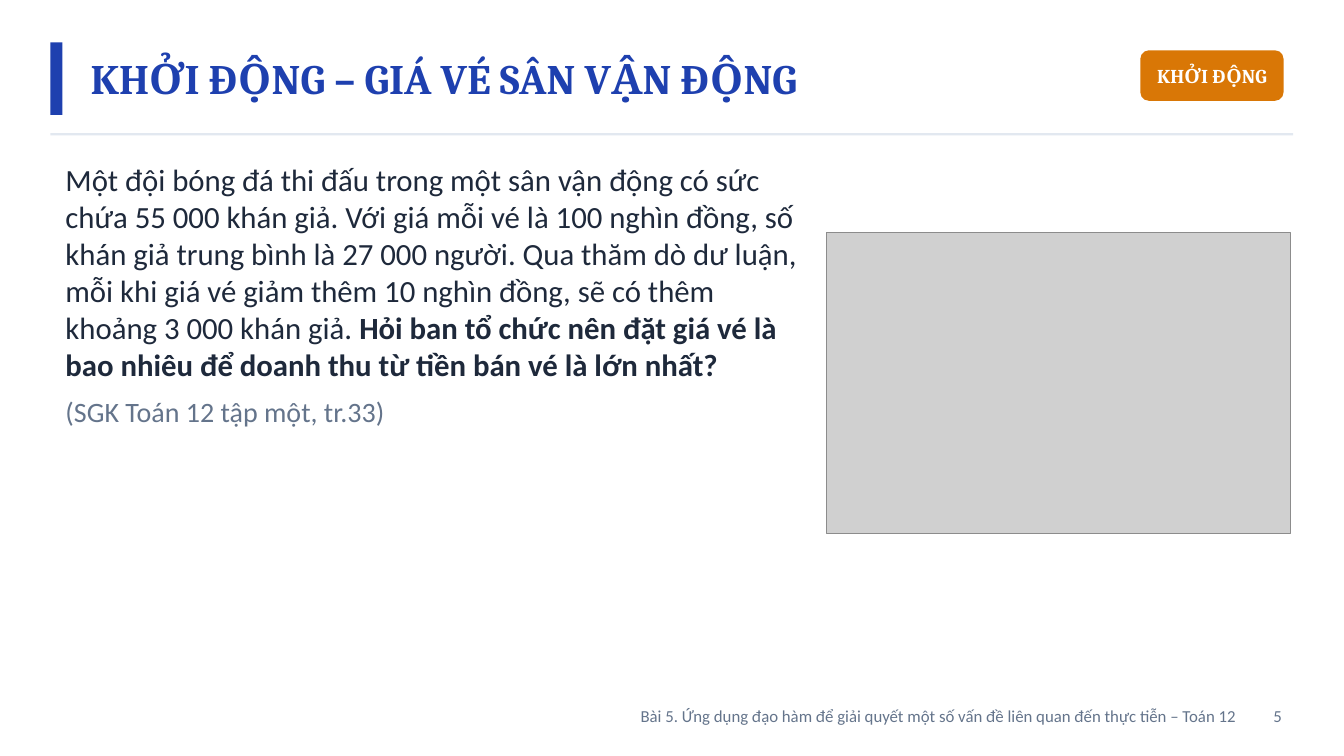
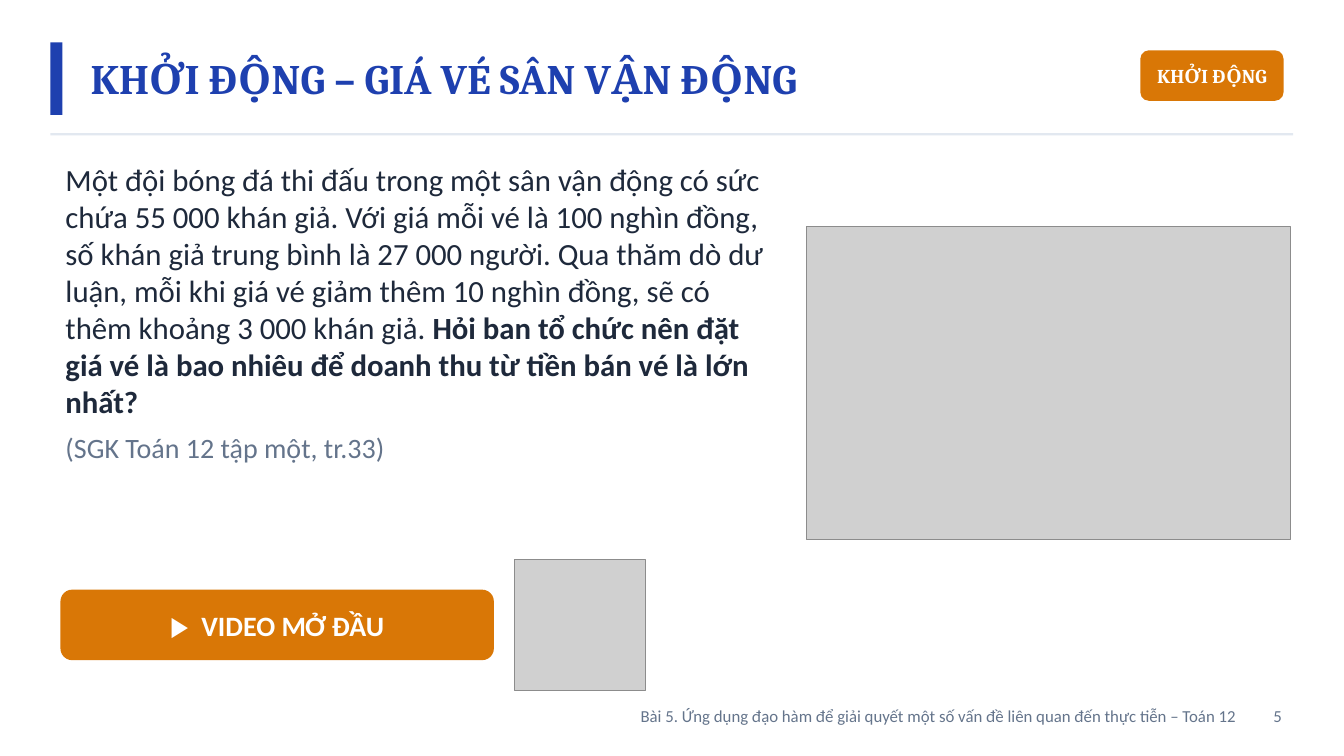
Before and after one commit to Trangtu66/Taode_thi_online, a slide deck: slide 5 of mon/toan/slide/lop12/BaiGiangDienTu_TOAN12_Bai5_UngDungDaoHam_T19-22.pptx. Drawn at 1344x756 pixels with LibreOffice and Linux fonts; fonts in the diff are those of the drawing; grey boxes stand for pictures. Boxes give left, top, right and bottom in pixels: in the first picture for what was removed or moved away, otherwise in the second. Text is boxed around its words. In the diff, an @@ line names an element or a change of style, - is before the commit and + after.

```diff
--- a/mon/toan/slide/lop12/BaiGiangDienTu_TOAN12_Bai5_UngDungDaoHam_T19-22.pptx
+++ b/mon/toan/slide/lop12/BaiGiangDienTu_TOAN12_Bai5_UngDungDaoHam_T19-22.pptx
@@ text "Một đội bóng đá thi ..." rewrapped from (65, 168, 797, 427) to (65, 168, 763, 463) @@
@@ picture: place and size @@
-picture at (827, 233, 1291, 533)
+picture at (807, 227, 1291, 540)
@@ picture added at (514, 560, 645, 691) @@
@@ rounded rectangle added at (60, 590, 494, 660), fill #D97706, 20 pt, text #FFFFFF, bold @@
+▶ VIDEO MỞ ĐẦU
```
Also in this commit, not shown: 26 other files.
